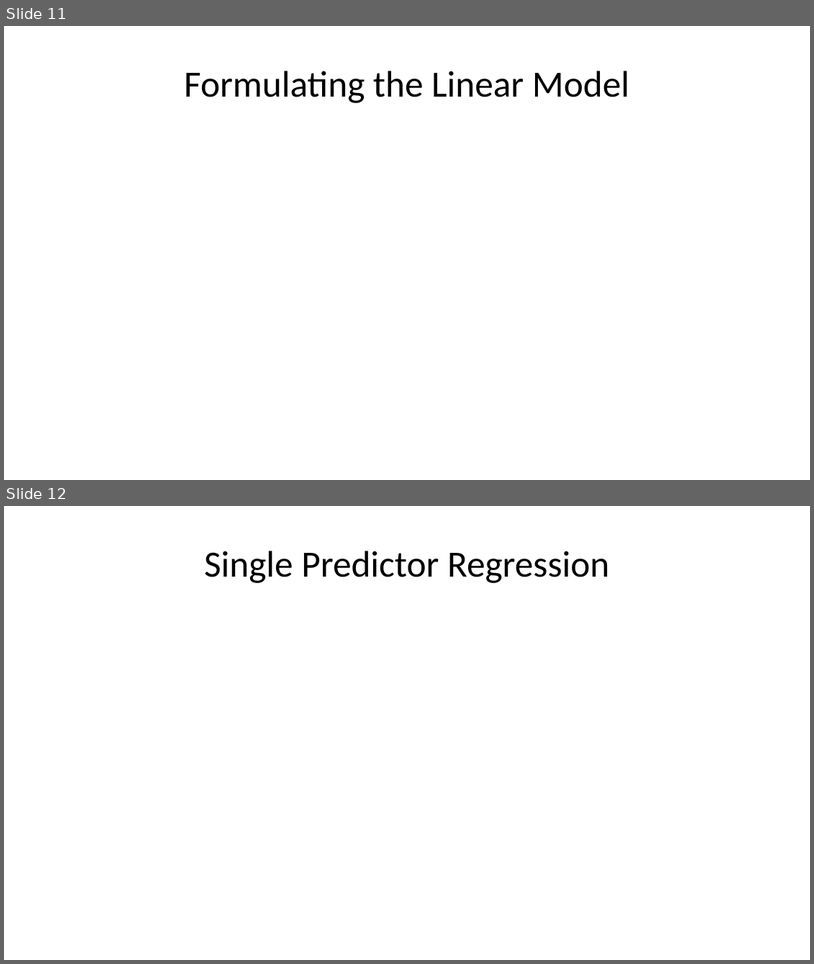
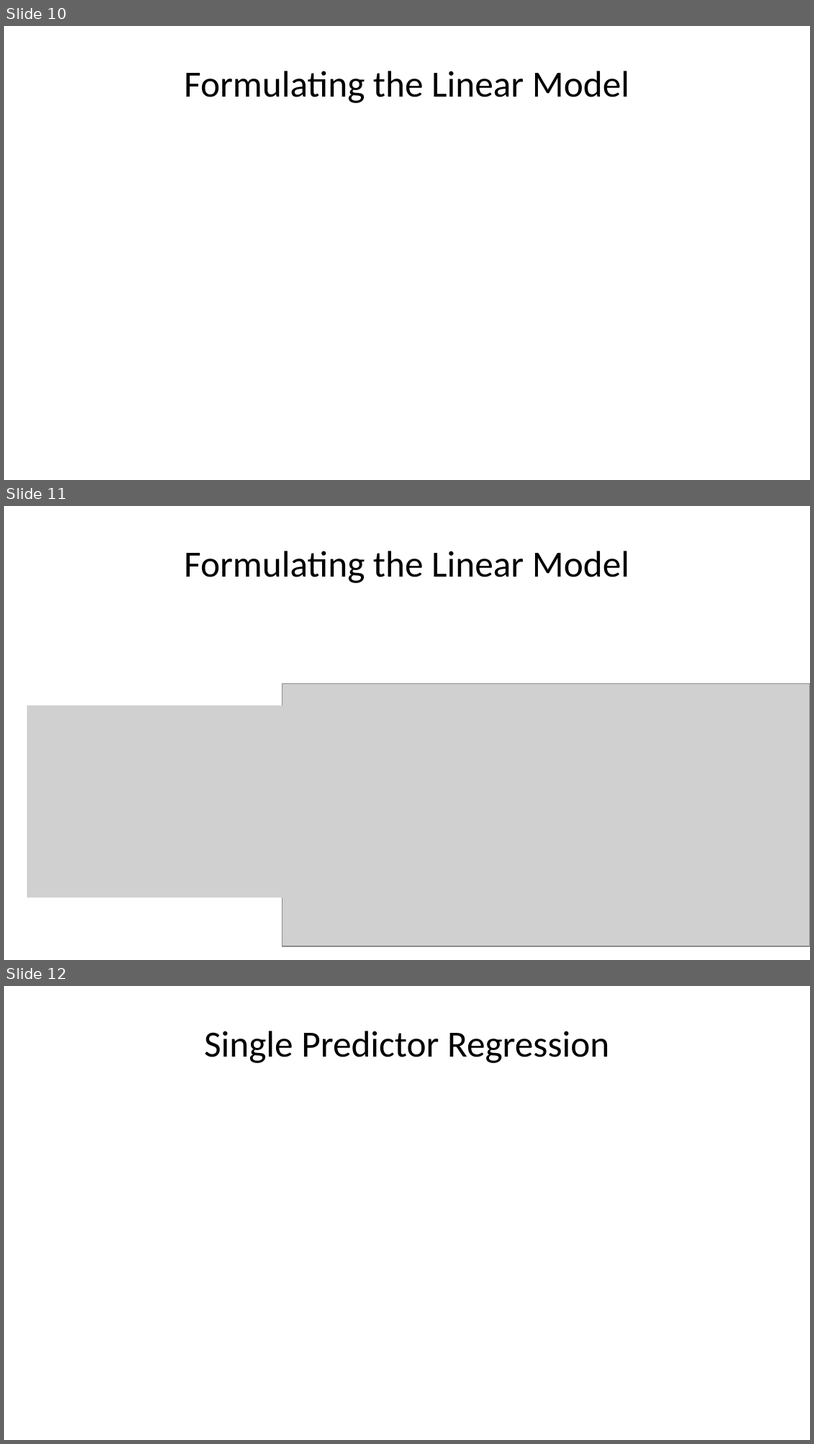
Before and after one commit to StephenElston/CSCI-E-83, a slide deck: LectureSlides/08_IntroductionToLinearModels.pptx. Shown one above the other, each under a label of ours: slides 11 and 12 before the commit, slides 10, 11 and 12 after it. The pictures are 814x964 and 814x1444 pixels, drawn with LibreOffice and Linux fonts; fonts in the diff are those of the drawing; grey boxes stand for pictures. Boxes give left, top, right and bottom in pixels: in the first picture for what was removed or moved away, otherwise in the second. Text is boxed around its words. In the diff, an @@ line names an element or a change of style, - is before the commit and + after.

```diff
--- a/LectureSlides/08_IntroductionToLinearModels.pptx
+++ b/LectureSlides/08_IntroductionToLinearModels.pptx
@@ slide 11 added at bbox=[4, 506, 810, 960], background #FFFFFF @@
@@ title added at bbox=[184, 551, 630, 583], 33 pt, text #000000 @@
+Formulating the Linear Model
@@ picture added at bbox=[282, 683, 810, 947] @@
@@ picture added at bbox=[26, 705, 293, 897] @@
@@ what was slide 11 is now slide 10 @@
```
Also in this commit, not shown: 14 slides changed, 1 slide removed.
